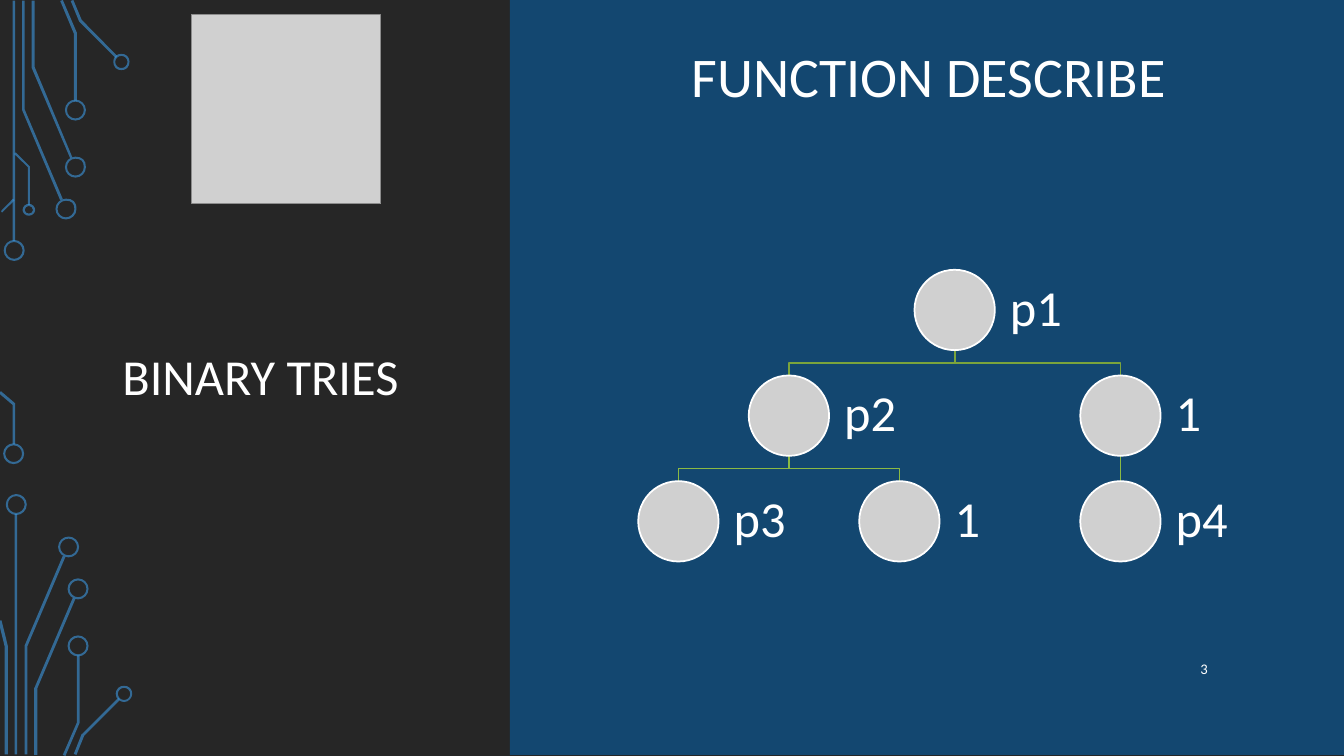
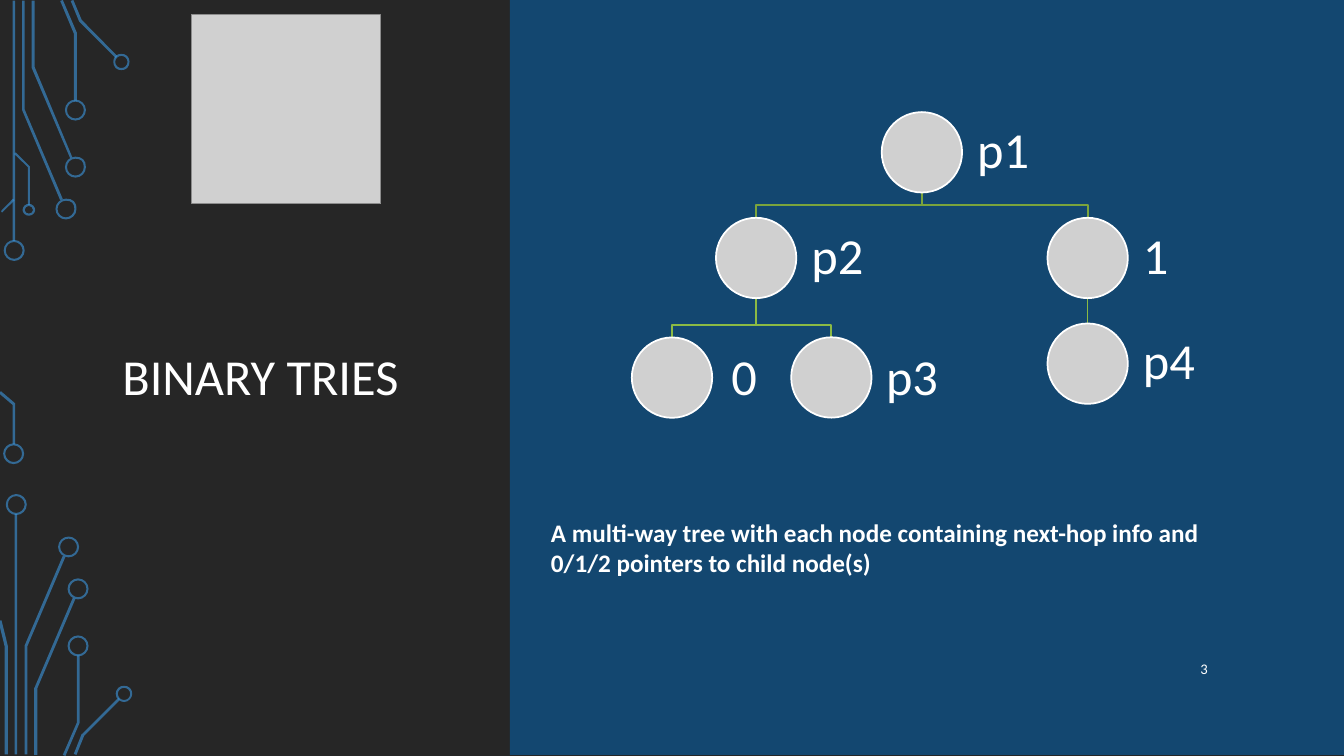
Before and after one commit to ataeiamirhosein/NetFuncVirt, a slide deck: slide 3 of present/Ip_lookup_algorithms.pptx. Drawn at 1344x756 pixels with LibreOffice and Linux fonts; fonts in the diff are those of the drawing; grey boxes stand for pictures; background and template pictures are left out. Boxes give left, top, right and bottom in pixels: in the first picture for what was removed or moved away, otherwise in the second. Text is boxed around its words. In the diff, an @@ line names an element or a change of style, - is before the commit and + after.

```diff
--- a/present/Ip_lookup_algorithms.pptx
+++ b/present/Ip_lookup_algorithms.pptx
@@ text removed at bbox=[692, 60, 1165, 98] @@
-FUNCTION DESCRIBE
@@ picture added at bbox=[882, 112, 963, 193] @@
@@ 2 pictures, 2 texts, 1 freeform shape: place and size @@
-2 pictures, 2 texts, 1 freeform shape at bbox=[789, 293, 1162, 562]
+2 pictures, 2 texts, 1 freeform shape at bbox=[756, 135, 1128, 404]
@@ 2 texts, 1 freeform shape: place and size @@
-2 texts, 1 freeform shape at bbox=[955, 350, 1228, 545]
+2 texts, 1 freeform shape at bbox=[923, 193, 1195, 387]
@@ picture: place and size @@
-picture at bbox=[638, 481, 719, 562]
+picture at bbox=[716, 218, 797, 298]
@@ freeform shape: place and size @@
-freeform shape at bbox=[679, 456, 789, 481]
+freeform shape at bbox=[673, 298, 756, 338]
@@ freeform shape added at bbox=[756, 298, 832, 338], outline #8CBA45 1.25 pt @@
@@ picture removed at bbox=[914, 270, 995, 351] @@
@@ freeform shape: place and size @@
-freeform shape at bbox=[1116, 456, 1126, 481]
+freeform shape at bbox=[1083, 298, 1093, 324]
@@ picture: place and size @@
-picture at bbox=[859, 481, 940, 562]
+picture at bbox=[632, 338, 713, 418]
@@ picture: place and size @@
-picture at bbox=[749, 375, 830, 456]
+picture at bbox=[791, 338, 872, 418]
@@ text "p3": place and size @@
-text "p3" at bbox=[734, 504, 786, 545]
+text "p3" at bbox=[886, 362, 938, 403]
@@ text added at bbox=[731, 362, 757, 396], 36 pt, text #FFFFFF @@
+0
@@ freeform shape removed at bbox=[789, 456, 900, 481] @@
@@ text removed at bbox=[955, 504, 981, 537] @@
-1
@@ text added at bbox=[551, 524, 1198, 576], 18 pt, text #FFFFFF, bold @@
+A multi-way tree with each node containing next-hop info and 0/1/2 pointers to child node(s)
```
Also in this commit, not shown: 11 other slides changed, 3 slides added.
